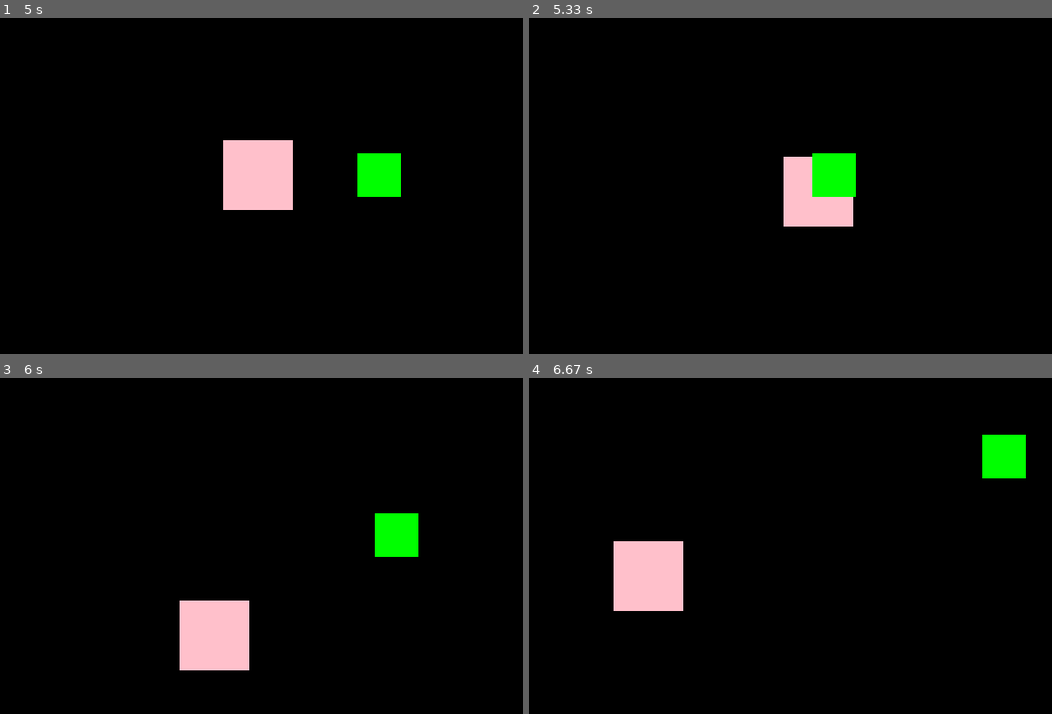
Above: before the commit, frames 1-4 (two rows, left to right).
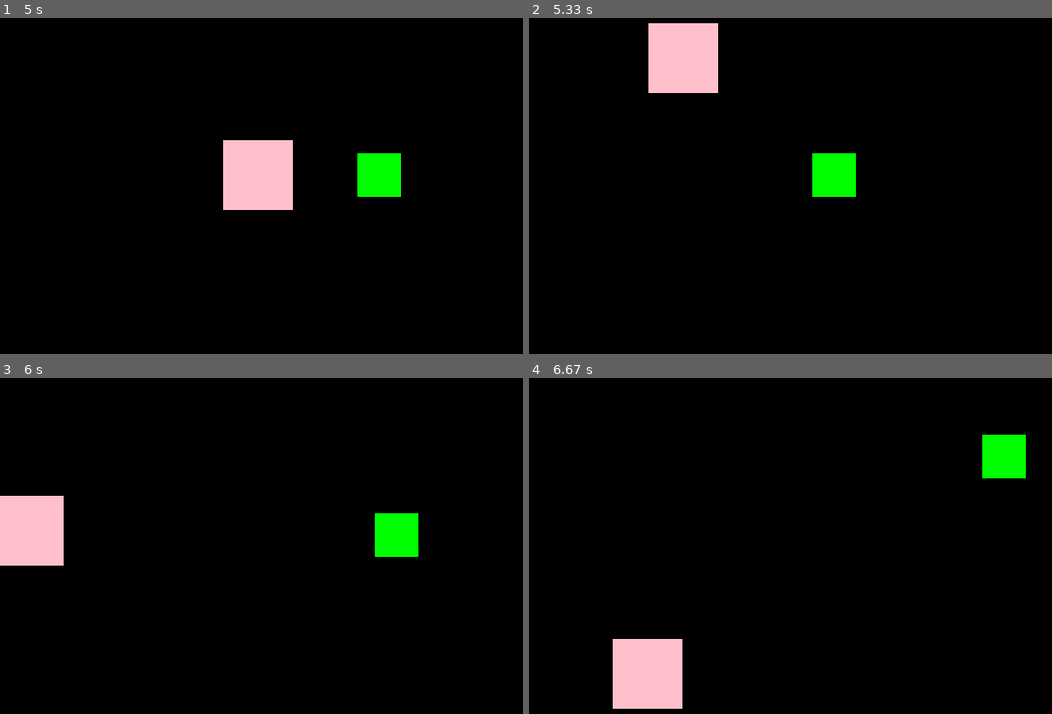
Above: after the commit, the same moments.

Repository: hsiang086/crc-static-exhibition
Game: pygame game, started from main/third_scene.py
Same seed, same stepped clock (60 frames per second), same inputs: the game is played once before the commit and once after it.
Inputs:
- Up to frame 1 (5 s): tap Space at 0.33, 0.73, 1.03, 1.23, 1.57, 1.87, 2.07, 2.37, 2.63, 2.97, 3.27, 3.4, 3.8, 4.1, 4.47, 4.87 s; hold Right 0.67-1.13 s; hold Up 1.17-1.47 s; hold Right 1.5-1.97 s; hold Left 2-2.53 s; hold Down 2.57-2.87 s; hold Left 2.9-3.3 s; hold Up 3.33-3.7 s; hold Right 3.73-4.37 s; hold Down 4.4-4.77 s; hold Left from 4.8 s (still down)
- Up to frame 2 (5.33 s): tap Space at 5.17 s; release Left at 5.27 s; tap M at 5.3 s
- Up to frame 3 (6 s): hold Right from 5.63 s (still down); tap Space at 5.7 s
- Up to frame 4 (6.67 s): tap Space at 6, 6.2, 6.53 s; release Right at 6.1 s; hold Up 6.13-6.43 s; hold Right from 6.47 s (still down)

Frame 1 is identical in both runs. In frame 2, 4.6% of the frame differs, in the area x 22-62%, y 1-63%; in frame 3, 5.3%; in frame 4, 5.5%, in the area x 16-30%, y 48-99%.

Commit message:
Update third_scene.py

Diff:
--- a/main/third_scene.py
+++ b/main/third_scene.py
@@ -63,11 +63,11 @@
         # circle radius
         self.movecircle_bool = True
         self.circle_speed = 2
-        self.r = 100
+        self.r = 150
         self.rect.centerx = x_center
         self.rect.centery = y_center
-        self.circle_centerx = self.rect.centerx - self.r
-        self.circle_centery = self.rect.centery
+        self.circle_centerx = self.rect.centerx
+        self.circle_centery = self.rect.centery + self.r
         self.check = True
         #
         self.movetriangle_bool = not self.movecircle_bool
@@ -76,8 +76,8 @@
         theta_degree = self.theta * 2 * pi / 360
         costheta, sintheta = cos(theta_degree), sin(theta_degree)
         # rotation matrix   https://en.wikipedia.org/wiki/Rotation_matrix
-        self.rect.centerx = self.circle_centerx + self.r * costheta
-        self.rect.centery = self.circle_centery + self.r * sintheta
+        self.rect.centerx = self.circle_centerx - self.r * sintheta
+        self.rect.centery = self.circle_centery - self.r * costheta
         if self.theta == 360:
             self.check = True
 
@@ -118,7 +118,6 @@
                 if event.key == pygame.K_m:
                     self.check = True
                 if event.key == pygame.K_SPACE and self.rect.collidepoint(aim.rect.center):
-
                     self.change = not self.change
                     if self.change:
                         self.image.fill("blue")
